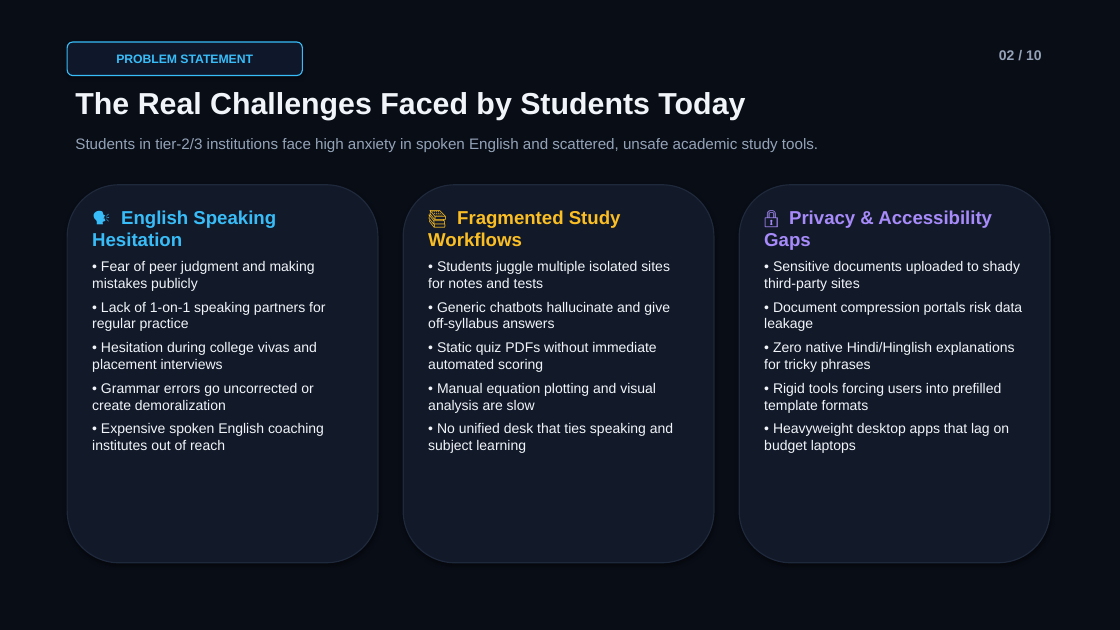
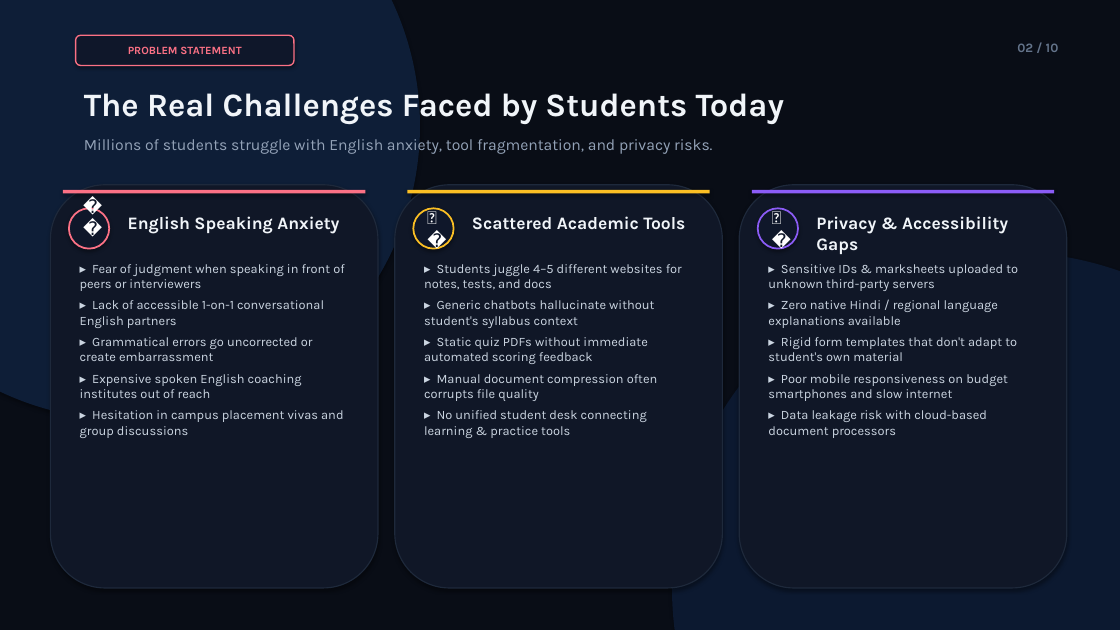
Before and after one commit to bhashkar108/miniproject, a slide deck: slide 2 of TECH_AI_Smart_Way_Presentation.pptx. Drawn at 1120x630 pixels with LibreOffice and Linux fonts; fonts in the diff are those of the drawing. Boxes give left, top, right and bottom in pixels: in the first picture for what was removed or moved away, otherwise in the second. Text is boxed around its words. In the diff, an @@ line names an element or a change of style, - is before the commit and + after.

Commit message:
feat: premium UI/UX redesigned 10-slide PPTX with glassmorphism cards, accent lines, orb visual, and polished team cards

```diff
--- a/TECH_AI_Smart_Way_Presentation.pptx
+++ b/TECH_AI_Smart_Way_Presentation.pptx
@@ ellipse added at (0,0,420,420), fill #0E1E37 @@
@@ rounded rectangle "PROBLEM STATEMENT": place and size @@
-rounded rectangle "PROBLEM STATEMENT" at (67,42,302,76)
+rounded rectangle "PROBLEM STATEMENT" at (76,35,294,66)
@@ rounded rectangle "PROBLEM STATEMENT" at (76,35,294,66): size 10.5 to 9.5 pt, font Arial to Karla, text colour #38BDF8 to #FB7185; outline #38BDF8 1 pt to #FB7185 1.2 pt @@
@@ text "02 / 10": place and size @@
-text "02 / 10" at (999,50,1042,60)
+text "02 / 10" at (1017,43,1059,52)
@@ text "02 / 10" at (1017,43,1059,52): size 12 to 11 pt, font Arial to Karla, text colour #94A3B8 to #64748B @@
@@ text "The Real Challenges Faced by ...": place and size @@
-text "The Real Challenges Faced by ..." at (75,92,745,120)
+text "The Real Challenges Faced by ..." at (84,93,784,124)
@@ text "The Real Challenges Faced by ..." at (84,93,784,124): size 26 to 28 pt, font Arial to Karla @@
@@ text removed at (75,138,818,152) @@
-Students in tier-2/3 institutions face high anxiety in spoken English and scattered, unsafe academic study tools.
@@ text added at (84,139,712,154), 13.5 pt, text #94A3B8 @@
+Millions of students struggle with English anxiety, tool fragmentation, and privacy risks.
@@ rounded rectangle: place and size @@
-rounded rectangle at (403,185,714,563)
+rounded rectangle at (50,185,378,588)
@@ rounded rectangle at (50,185,378,588): fill #121929 to #101727 @@
@@ rectangle added at (63,190,365,193), fill #FB7185 @@
@@ rounded rectangle removed at (67,185,378,563) @@
@@ ellipse added at (69,208,109,249), fill #0F172A, outline #FB7185 1.5 pt, 16 pt, text #FFFFFF @@
+🗣️
@@ rounded rectangle added at (395,185,723,588), fill #101727, outline #1E293B 1 pt @@
@@ rectangle added at (408,190,710,193), fill #FBBF24 @@
@@ ellipse added at (413,208,454,249), fill #0F172A, outline #FBBF24 1.5 pt, 16 pt, text #FFFFFF @@
+📚
@@ rounded rectangle at (739,185,1067,588): fill #121929 to #101727 @@
@@ rounded rectangle: place and size @@
-rounded rectangle at (739,185,1050,563)
+rounded rectangle at (739,185,1067,588)
@@ rectangle added at (752,190,1054,193), fill #8B5CF6 @@
@@ ellipse added at (758,208,798,249), fill #0F172A, outline #8B5CF6 1.5 pt, 16 pt, text #FFFFFF @@
+🔒
@@ text added at (128,216,339,234), 15 pt, text #F1F5F9, bold @@
+English Speaking Anxiety
@@ text added at (472,216,685,230), 15 pt, text #F1F5F9, bold @@
+Scattered Academic Tools
@@ text added at (816,216,1008,254), 15 pt, text #F1F5F9, bold @@
+Privacy & Accessibility Gaps
@@ text at (80,264,344,438): text changed; size 12 to 11 pt; font Arial to Karla; text colour #F1F5F9 to #CBD5E1 @@
-🗣️ English Speaking Hesitation
-• Fear of peer judgment and making mistakes publicly
-• Lack of 1-on-1 speaking partners for regular practice
-• Hesitation during college vivas and placement interviews
-• Grammar errors go uncorrected or create demoralization
-• Expensive spoken English coaching institutes out of reach
+▸ Fear of judgment when speaking in front of peers or interviewers
+▸ Lack of accessible 1-on-1 conversational English partners
+▸ Grammatical errors go uncorrected or create embarrassment
+▸ Expensive spoken English coaching institutes out of reach
+▸ Hesitation in campus placement vivas and group discussions
@@ text at (424,264,682,438): text changed; size 12 to 11 pt; font Arial to Karla; text colour #F1F5F9 to #CBD5E1 @@
-📚 Fragmented Study Workflows
-• Students juggle multiple isolated sites for notes and tests
-• Generic chatbots hallucinate and give off-syllabus answers
-• Static quiz PDFs without immediate automated scoring
-• Manual equation plotting and visual analysis are slow
-• No unified desk that ties speaking and subject learning
+▸ Students juggle 4–5 different websites for notes, tests, and docs
+▸ Generic chatbots hallucinate without student's syllabus context
+▸ Static quiz PDFs without immediate automated scoring feedback
+▸ Manual document compression often corrupts file quality
+▸ No unified student desk connecting learning & practice tools
@@ ellipse added at (672,252,1120,630), fill #0C1930 @@
@@ text at (768,264,1018,438): text changed; size 12 to 11 pt; font Arial to Karla; text colour #F1F5F9 to #CBD5E1 @@
-🔒 Privacy & Accessibility Gaps
-• Sensitive documents uploaded to shady third-party sites
-• Document compression portals risk data leakage
-• Zero native Hindi/Hinglish explanations for tricky phrases
-• Rigid tools forcing users into prefilled template formats
-• Heavyweight desktop apps that lag on budget laptops
+▸ Sensitive IDs & marksheets uploaded to unknown third-party servers
+▸ Zero native Hindi / regional language explanations available
+▸ Rigid form templates that don't adapt to student's own material
+▸ Poor mobile responsiveness on budget smartphones and slow internet
+▸ Data leakage risk with cloud-based document processors
```
Also in this commit, not shown: 9 other slides changed, 3 other files.
